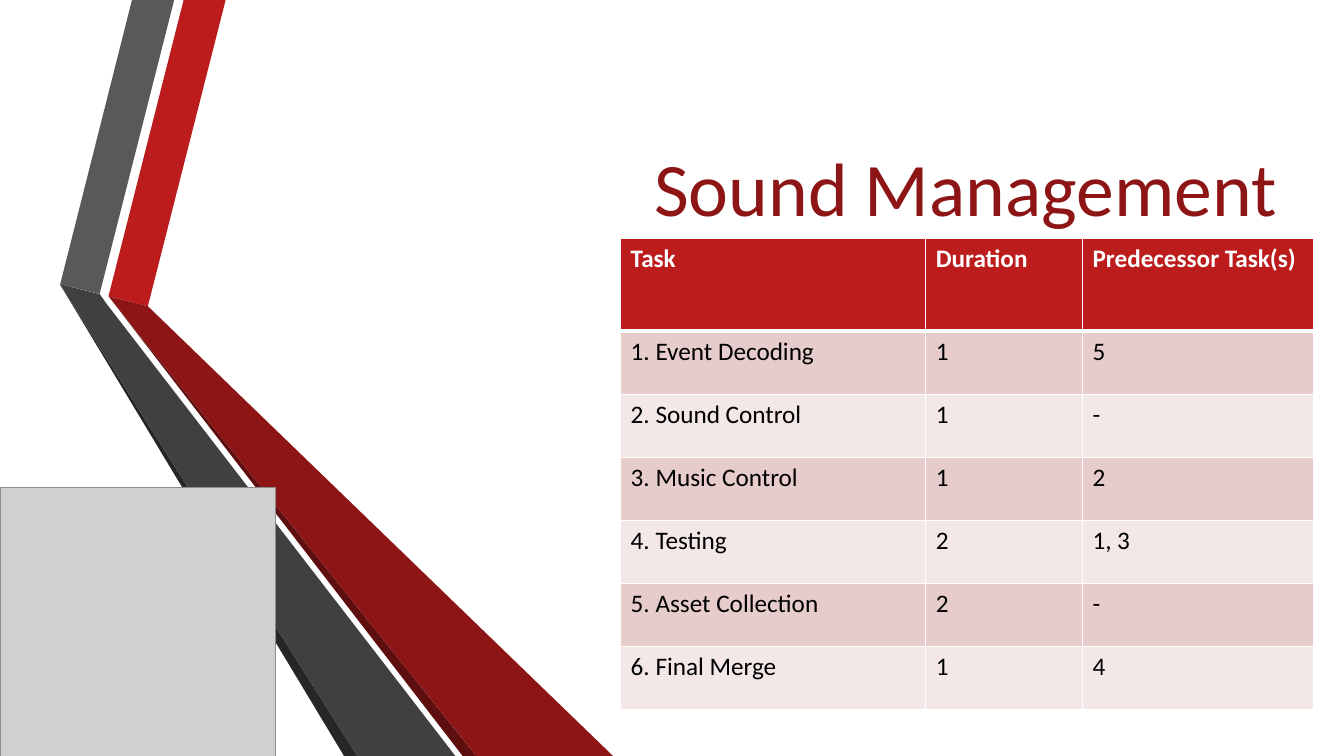
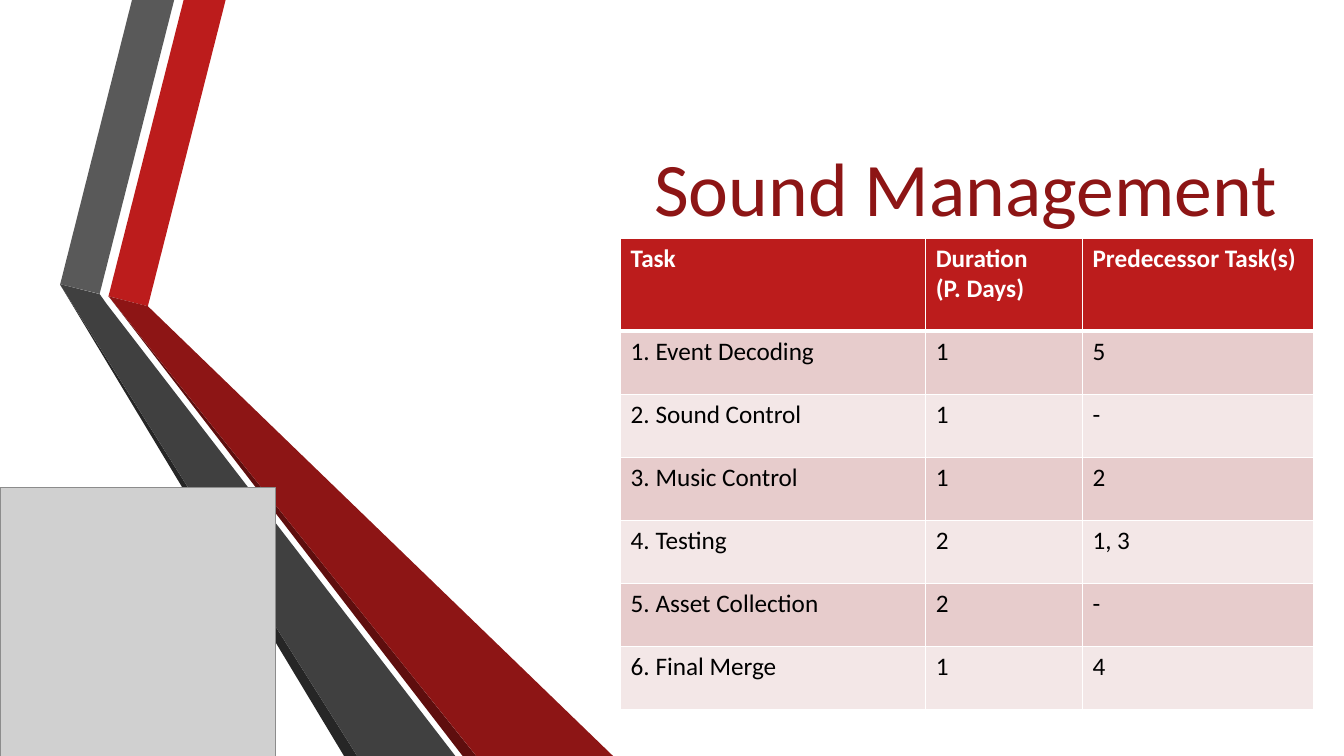
Before and after one commit to Jacob-Friedberg/Maze_Runner, a slide deck: slide 29 of Documents/SA Presentation.pptx (slide 28 before the commit). Drawn at 1344x756 pixels with LibreOffice and Linux fonts; fonts in the diff are those of the drawing; grey boxes stand for pictures; background and template pictures are left out. Boxes give left, top, right and bottom in pixels: in the first picture for what was removed or moved away, otherwise in the second. Text is boxed around its words. In the diff, an @@ line names an element or a change of style, - is before the commit and + after.

```diff
--- a/Documents/SA Presentation.pptx
+++ b/Documents/SA Presentation.pptx
@@ table at [621,238,1315,710] @@
-row 1, column 2: Duration
+row 1, column 2: Duration / (P. Days)
```
Also in this commit, not shown: 13 other slides changed, 2 slides added, 1 slide removed, 2 other files.
